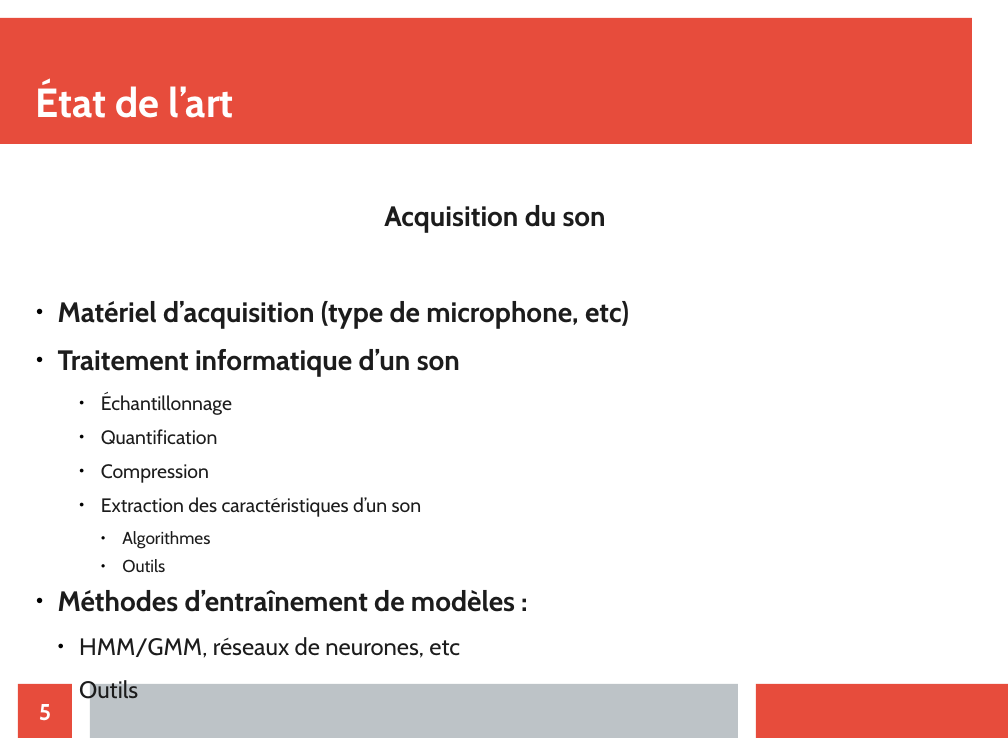
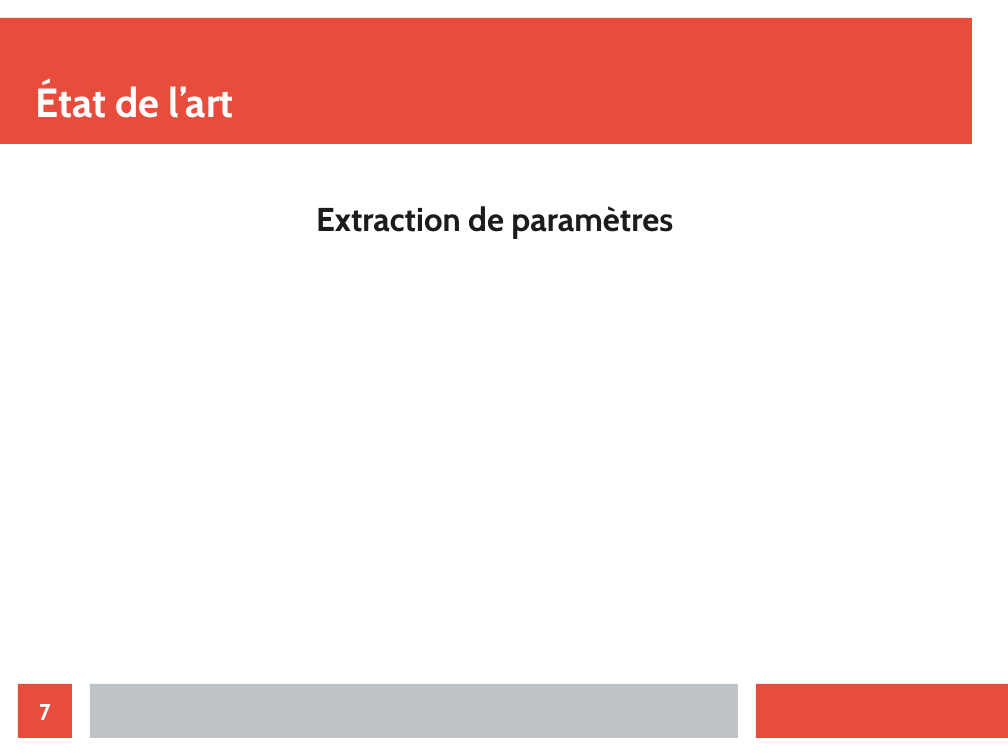
Before and after one commit to bessalahAmar/Speaker-Verification-paris8-, a slide deck: slide 7 of Presentation/diapo.odp (slide 5 before the commit). Drawn at 1008x756 pixels with LibreOffice and Linux fonts; fonts in the diff are those of the drawing. Boxes give left, top, right and bottom in pixels: in the first picture for what was removed or moved away, otherwise in the second. Text is boxed around its words. In the diff, an @@ line names an element or a change of style, - is before the commit and + after.

Commit message:
edit presentation

```diff
--- a/Presentation/diapo.odp
+++ b/Presentation/diapo.odp
@@ text at [316, 206, 673, 238]: text changed; size 22.1 to 26 pt; bold on @@
-Acquisition du son
-● Matériel d’acquisition (type de microphone, etc)
-● Traitement informatique d’un son
-    ● Échantillonnage
-    ● Quantification
-    ● Compression
-    ● Extraction des caractéristiques d’un son
-      ● Algorithmes
-      ● Outils
-● Méthodes d’entraînement de modèles :
-  ● HMM/GMM, réseaux de neurones, etc
-  ● Outils
+Extraction de paramètres
@@ page number at [39, 704, 51, 720]: text changed @@
-5
+7
```
Also in this commit, not shown: 2 other slides changed, 14 slides added.
